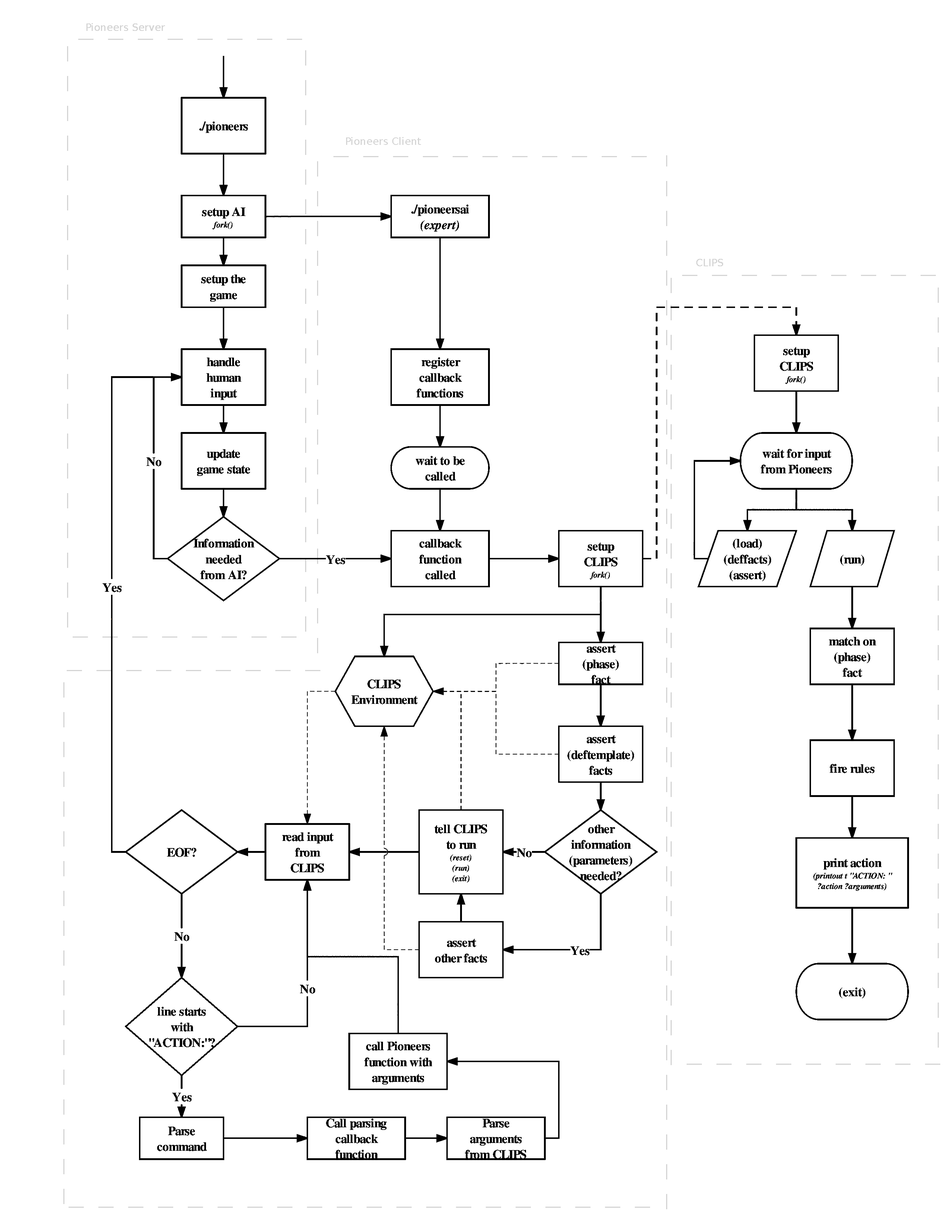
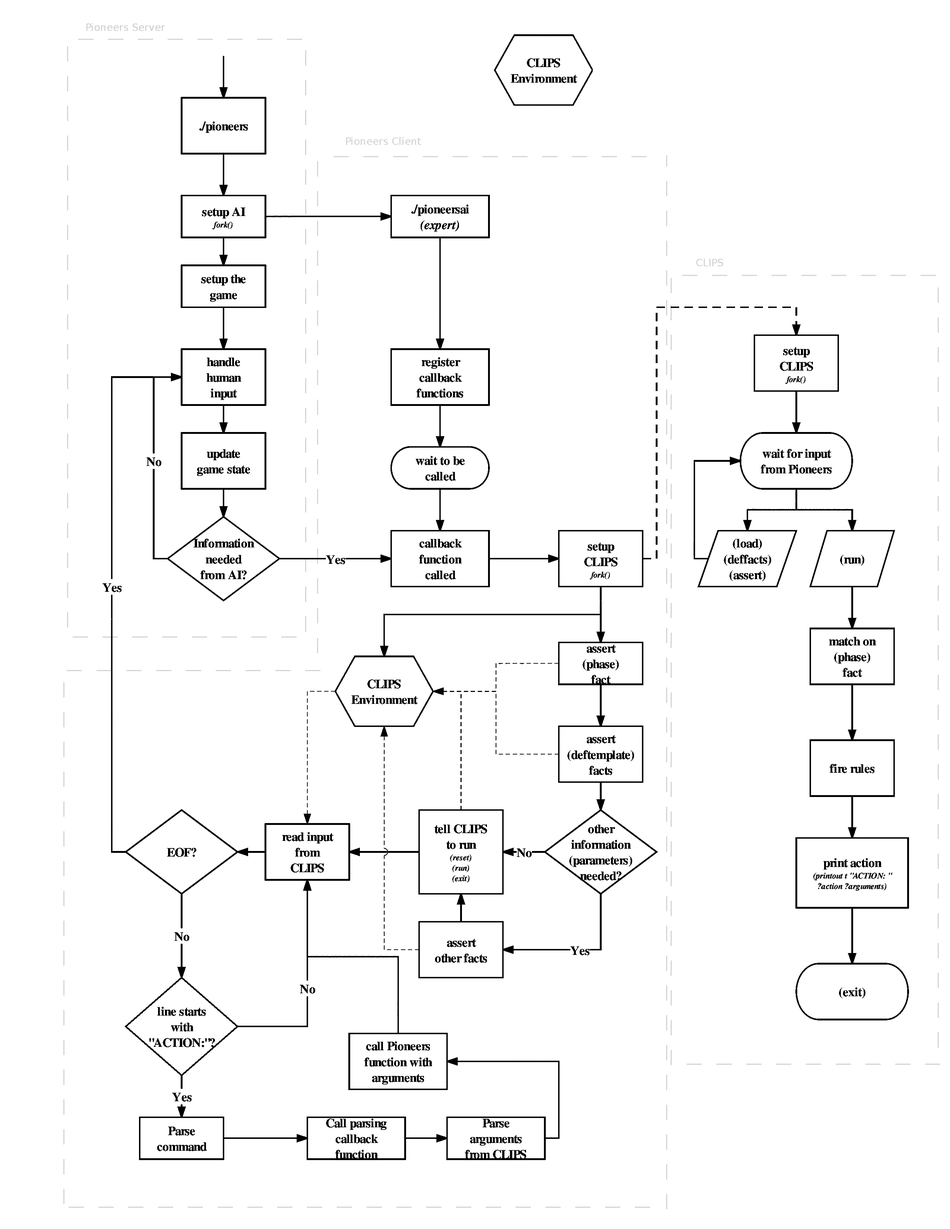
Before/after of a 950×1229 layered artwork. What changed in the layer stack:
painted on "Background" over bbox(493, 34, 593, 106)
